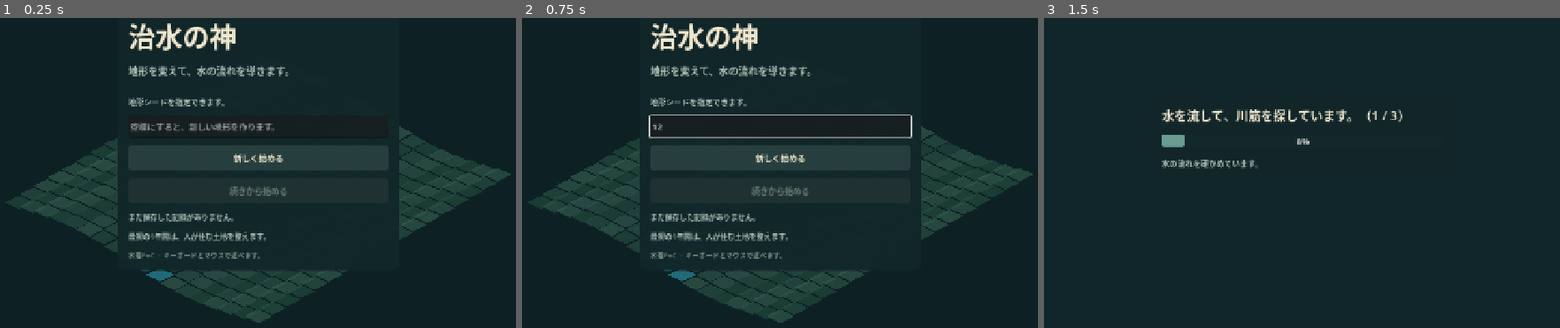
Above: before the commit, frames 1-3 (left to right).
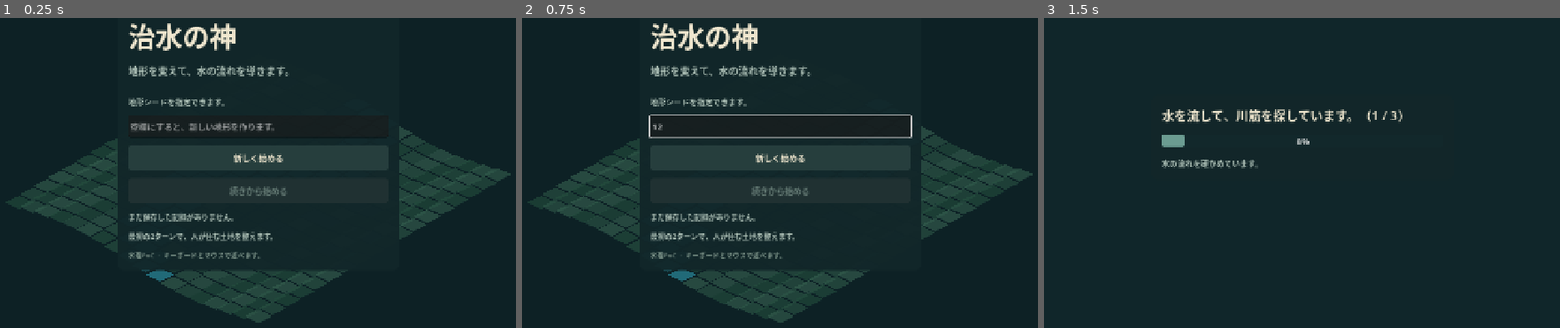
Above: after the commit, the same moments.

Repository: hapo31/water-controll-game
Game: Godot game, scene res://scenes/game.tscn
The game is run twice, just before and just after one commit, with the same random seed, the same clock (stepped at 60 frames per second) and the same inputs.
Inputs (mouse positions are in pixels of both pictures, inside the frame that each line leads up to):
- Up to frame 1 (0.25 s): no input
- Up to frame 2 (0.75 s): click (780, 126) at 0.52 s; type "12" at 0.6 s
- Up to frame 3 (1.5 s): click "新しく始める" at 1.25 s

The runs differ from the first frame. In frame 1, 0.4% of the frame differs, in the area x 28-53%, y 68-72%; in frame 2, 0.4%; in frame 3, nothing differs.

Commit message:
Bring the first residents at the start of summer

Diff:
--- a/scripts/game/game_session.gd
+++ b/scripts/game/game_session.gd
@@ -5,6 +5,8 @@
 const PREPARE_SECONDS := 180.0
 const RAIN_SECONDS := 60.0
 const TURNS_PER_YEAR := 8
+const FIRST_SETTLEMENT_TURN := 2
+const SETTLEMENT_INTERVAL_TURNS := 4
 const EDIT_COST := 10
 var grid: GridState
 var solver: WaterSimulator
@@ -143,7 +145,7 @@
 	development.refresh_eligibility(grid)
 	var growth := development.grow(turn)
 	notification = "%d人が家族に加わりました。" % growth if growth > 0 else ""
-	if turn >= TURNS_PER_YEAR and turn % 4 == 0:
+	if turn >= FIRST_SETTLEMENT_TURN and (turn - FIRST_SETTLEMENT_TURN) % SETTLEMENT_INTERVAL_TURNS == 0:
 		var house := development.settle(grid, rng, turn)
 		if not house.is_empty():
 			ever_settled = true
--- a/scripts/ui/game_hud.gd
+++ b/scripts/ui/game_hud.gd
@@ -146,7 +146,7 @@
 	continue_button = _button(box, "続きから始める", func(): continue_requested.emit())
 	title_note = _label(box, "", 14, MUTED)
 	title_note.autowrap_mode = TextServer.AUTOWRAP_WORD_SMART
-	_label(box, "最初の1年間は、人が住む土地を整えます。", 14, MUTED)
+	_label(box, "最初の2ターンで、人が住む土地を整えます。", 14, MUTED)
 	_label(box, "水理PoC  ·  キーボードとマウスで遊べます。", 13, Color("81988d"))
 
 func _build_game() -> void:
@@ -397,8 +397,8 @@
 	_label(box, "治水を始めます。" if session.phase == GameSession.Phase.PREPARE else "雨が降り始めます。", 34)
 	if session.phase == GameSession.Phase.PREPARE:
 		_label(box, "地形を変えて、水の流れを整えられます。", 18, MUTED)
-		if session.turn < 8:
-			_label(box, "1年が過ぎると、条件を満たした土地に人が移住します。", 15, MUTED)
+		if session.turn < GameSession.FIRST_SETTLEMENT_TURN:
+			_label(box, "春の2ターンが終わると、条件を満たした土地に人が移住します。", 15, MUTED)
 		if not session.notification.is_empty():
 			_label(box, session.notification, 18, Color("edc68e"))
 	else:
--- a/tests/test_game.gd
+++ b/tests/test_game.gd
@@ -86,7 +86,7 @@
 
 func _test_phase_and_weather() -> void:
 	var state := session()
-	verify(state.power == 1000 and state.development.population() == 0, "Initial power and uninhabited year")
+	verify(state.power == 1000 and state.development.population() == 0, "Initial power and uninhabited spring")
 	verify(state.advance_ticks(4) == 0, "Phase transition freezes time")
 	state.dismiss_transition()
 	state.phase_seconds = 179.95
@@ -194,32 +194,45 @@
 	dev.refresh_eligibility(state.grid)
 	verify(dev.assessed_seconds == 300.0, "Preparation edits do not dilute the completed migration observation")
 	state.phase = GameSession.Phase.REPORT
-	state.turn = 7
+	state.turn = 1
 	state.next_turn()
-	verify(state.turn == 8 and dev.houses.size() == 1 and dev.population() == 1 and state.ever_settled, "First household arrives after one year")
+	verify(state.turn == 2 and dev.houses.size() == 1 and dev.population() == 1 and state.ever_settled, "First household arrives after two turns")
 	var built: Dictionary = dev.houses[0]
 	var level := true
 	for cell in built.cells:
 		level = level and state.grid.elevation[cell] == state.grid.elevation[built.cells[0]]
 	verify(built.cells.size() == 12 and level, "New 3 by 4 house flattens its land to the highest footprint cell")
-	verify(dev.grow(15) == 0 and dev.grow(16) == 1, "Population grows after a full year, never early")
-	dev.grow(24)
-	dev.grow(32)
-	dev.grow(40)
+	verify(dev.grow(9) == 0 and dev.grow(10) == 1, "Population grows after a full year, never early")
+	dev.grow(18)
+	dev.grow(26)
+	dev.grow(34)
 	verify(dev.population() == 4, "Household population stops at four")
 	var growing := session()
 	growing.development.current_seconds = 300.0
-	growing.turn = 7
-	growing.phase = GameSession.Phase.REPORT
-	growing.next_turn()
-	growing.turn = 11
-	growing.phase = GameSession.Phase.REPORT
-	growing.next_turn()
-	verify(growing.development.houses.size() == 2 and growing.development.population() == 2, "Further households arrive every half year")
-	growing.turn = 15
-	growing.phase = GameSession.Phase.REPORT
-	growing.next_turn()
-	verify(growing.development.houses.size() == 3 and growing.development.population() == 4, "Annual household growth and half-year settlement combine")
+	growing.phase = GameSession.Phase.REPORT
+	growing.next_turn()
+	verify(growing.turn == 1 and growing.development.houses.is_empty(), "No residents arrive after only one spring turn")
+	var restored := GameSession.from_data(growing.to_data())
+	growing.phase = GameSession.Phase.REPORT
+	restored.phase = GameSession.Phase.REPORT
+	growing.next_turn()
+	restored.next_turn()
+	verify(growing.turn == 2 and growing.development.houses.size() == 1 and growing.calendar().contains("夏") and growing.calendar().contains("1 / 2"), "The first arrival starts summer turn one")
+	verify(restored.development.houses == growing.development.houses and restored.rng.state == growing.rng.state, "Continuation before summer reproduces the first migration")
+	for turn in range(3, 6):
+		growing.phase = GameSession.Phase.REPORT
+		growing.next_turn()
+	verify(growing.development.houses.size() == 1, "The next migration waits four turns after the first arrival")
+	growing.phase = GameSession.Phase.REPORT
+	growing.next_turn()
+	verify(growing.turn == 6 and growing.development.houses.size() == 2 and growing.development.population() == 2, "Further households arrive every half year")
+	for turn in range(7, 10):
+		growing.phase = GameSession.Phase.REPORT
+		growing.next_turn()
+	verify(growing.development.population() == 2, "Early arrival does not shorten annual household growth")
+	growing.phase = GameSession.Phase.REPORT
+	growing.next_turn()
+	verify(growing.turn == 10 and growing.development.houses.size() == 3 and growing.development.population() == 4, "Annual household growth and half-year settlement combine")
 	var observed := DevelopmentSystem.new(4096)
 	observed.begin_rain_window()
 	state.grid.water[middle] = 0.01
--- a/tests/test_game_longrun.gd
+++ b/tests/test_game_longrun.gd
@@ -13,7 +13,7 @@
 	var largest_error := 0.0
 	var largest_depth := 0.0
 	var start := Time.get_ticks_msec()
-	for turn in 8:
+	for turn in 2:
 		state.dismiss_transition()
 		while state.phase == GameSession.Phase.PREPARE:
 			state.advance_ticks(200)
@@ -24,18 +24,18 @@
 		for peak in state.grid.peak_depth:
 			largest_depth = maxf(largest_depth, peak)
 		if state.phase != GameSession.Phase.REPORT:
-			push_error("First uninhabited year ended unexpectedly")
+			push_error("Initial spring ended unexpectedly")
 			quit(1)
 			return
 		state.next_turn()
 		print("LIFECYCLE_TURN: ", state.turn, " wet window: ", state.development.current_seconds + state.development.previous_seconds)
-	var success := state.turn == 8 and state.development.population() == 1 and largest_error < 1e-6
+	var success := state.turn == 2 and state.development.population() == 1 and largest_error < 1e-6 and is_equal_approx(state.development.assessed_seconds, 300.0)
 	print(JSON.stringify({"test": "GAME_LIFECYCLE", "success": success,
 		"elapsed_ms": Time.get_ticks_msec() - start, "simulation_seconds": state.elapsed,
 		"population": state.development.population(), "eligible_patches": state.development.patches.size(),
 		"largest_balance_error": largest_error, "largest_depth_cm": largest_depth * 100.0}))
 	if success:
-		SaveStore.new().write(state, "res://work/game/after-year.dat")
+		SaveStore.new().write(state, "res://work/game/after-first-settlement.dat")
 	else:
-		push_error("Full first year failed to reach a safe settlement")
+		push_error("Two spring turns failed to reach a safe settlement")
 	quit(0 if success else 1)
--- a/tests/test_game_ui.gd
+++ b/tests/test_game_ui.gd
@@ -134,12 +134,12 @@
 	game._handle_phase()
 	verify(game.hud.modal_kind == "report" and not game.audio.rain_player.playing, "Accounting opens report and stops rain sound")
 	await capture("report")
-	game.session.turn = 7
+	game.session.turn = 1
 	game.session.development.current_seconds = 300.0
 	game.session.development.current_wet.fill(0.0)
 	game.session.development.previous_wet.fill(0.0)
 	press("次の治水へ進む")
-	verify(game.session.development.population() == 1 and game.session.turn == 8, "First settlement appears in the playable scene")
+	verify(game.session.development.population() == 1 and game.session.turn == 2 and game.session.calendar().contains("夏"), "First settlement appears at the start of summer in the playable scene")
 	await capture("arrival")
 	press("進める")
 	game.session.paused = true
Not shown, changed: README.md
Not shown, changed: docs/game-architecture.md
Not shown, changed: docs/game-specification.md
Not shown, changed: docs/game-validation.md
